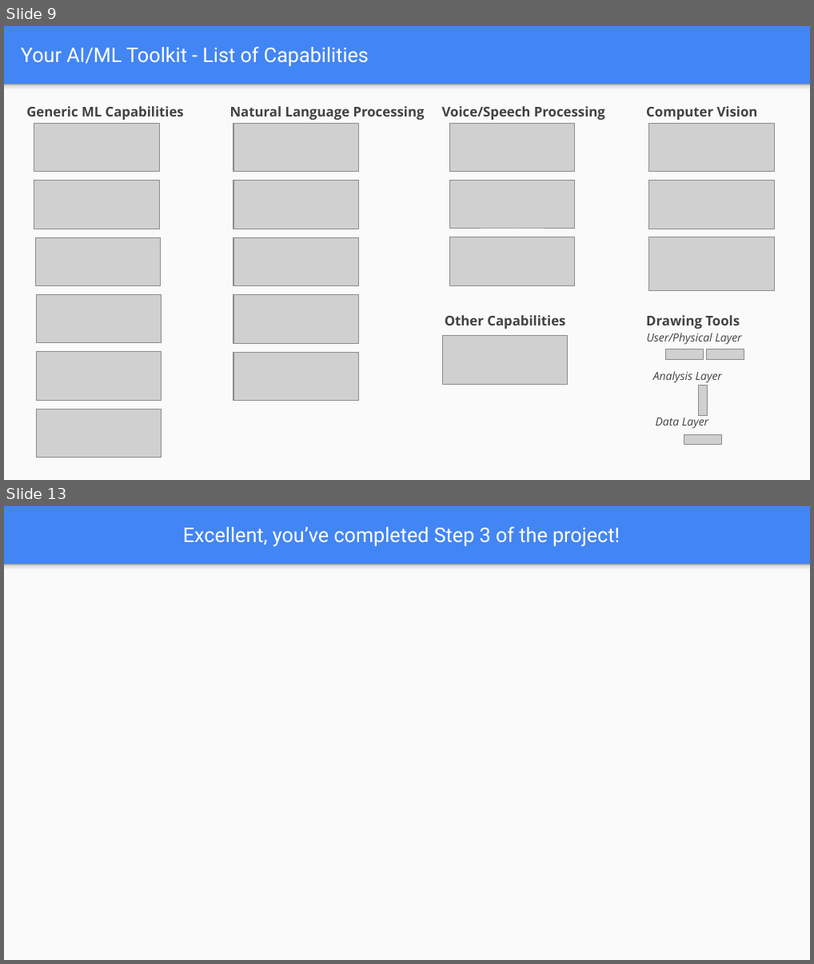
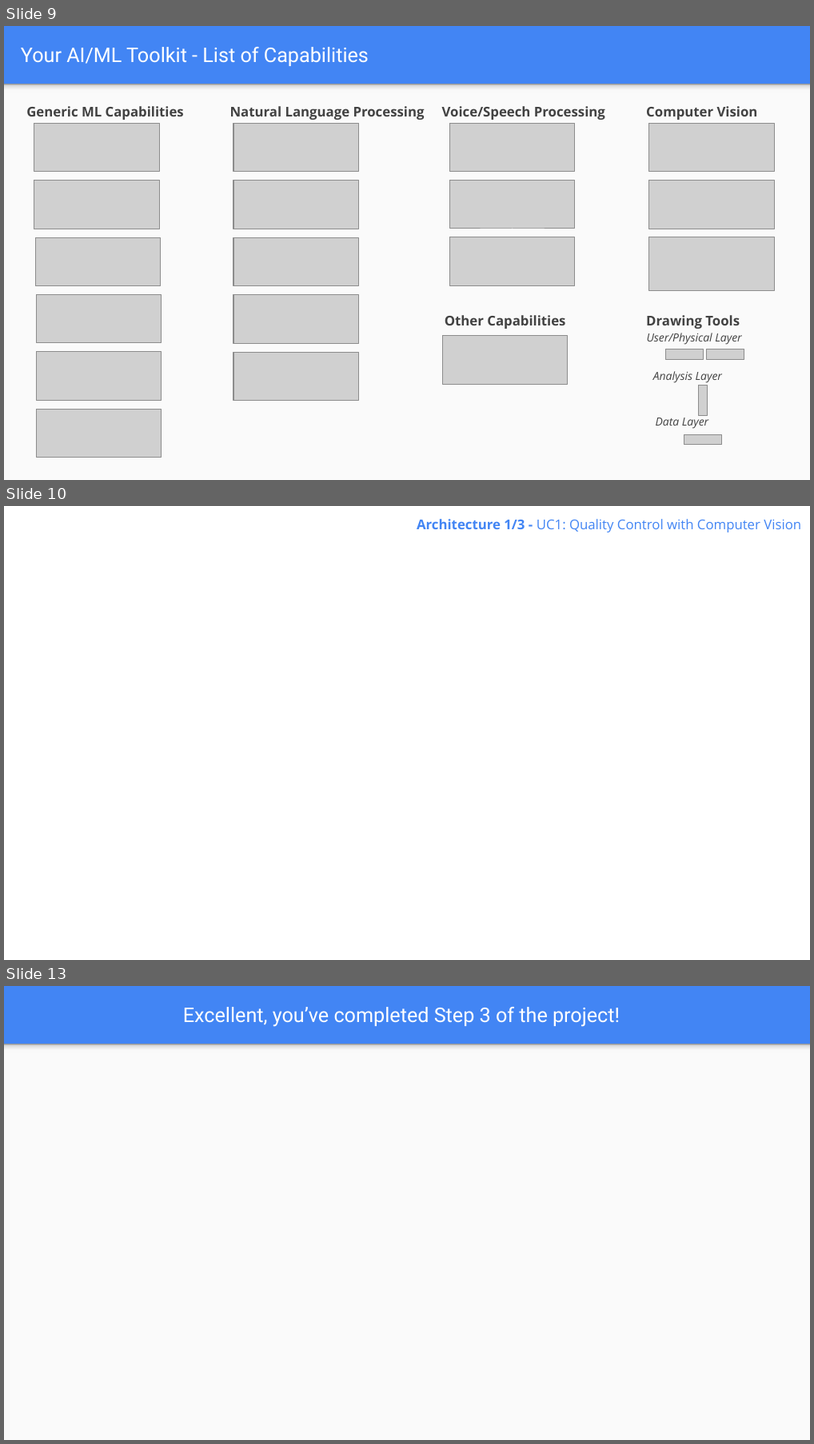
Before and after one commit to mohandesosama/Delivering-an-ML-AI-Strategy, a slide deck: 02_project-steps-aibl.pptx. Shown one above the other, each under a label of ours: slides 9 and 13 before the commit, slides 9, 10 and 13 after it; the slides between them are not shown. The pictures are 814x964 and 814x1444 pixels, drawn with LibreOffice and Linux fonts; fonts in the diff are those of the drawing; grey boxes stand for pictures; background and template pictures are left out. Boxes give left, top, right and bottom in pixels: in the first picture for what was removed or moved away, otherwise in the second. Text is boxed around its words. In the diff, an @@ line names an element or a change of style, - is before the commit and + after.

```diff
--- a/02_project-steps-aibl.pptx
+++ b/02_project-steps-aibl.pptx
@@ slide 10 added at [4,506,810,960], background picture (left out) @@
@@ text added at [417,519,802,532], 12 pt, text #4285F4 @@
+Architecture 1/3 - UC1: Quality Control with Computer Vision
```
Also in this commit, not shown: 1 slide changed, 2 other slides added, 3 slides removed, 1 other file.
